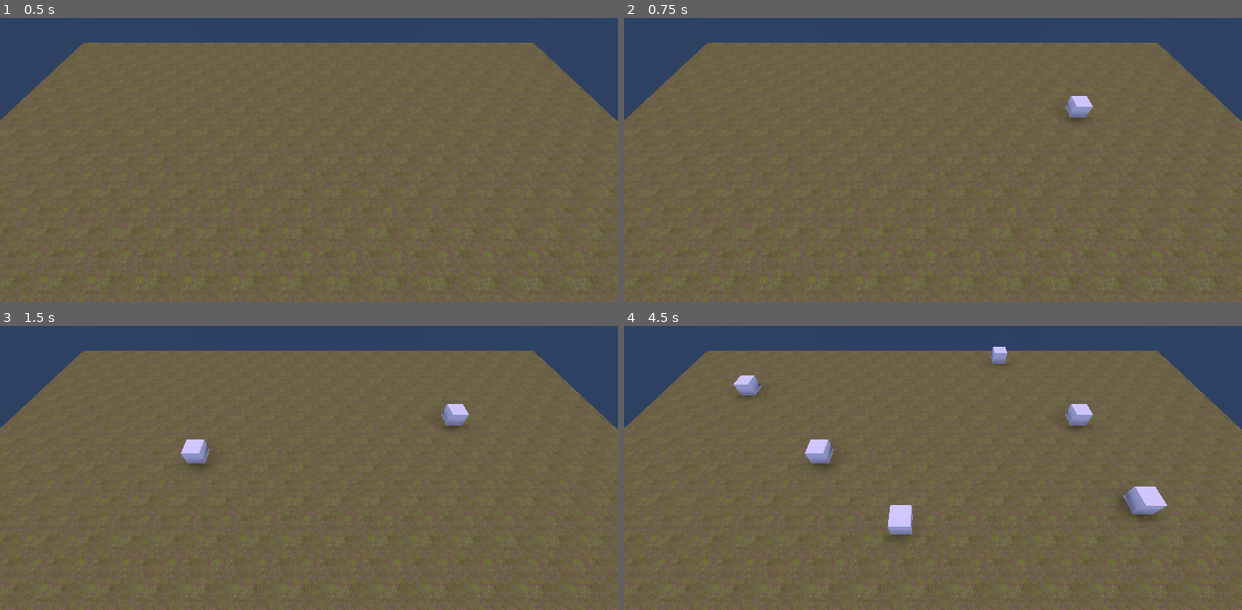
Above: before the commit, frames 1-4 (two rows, left to right).
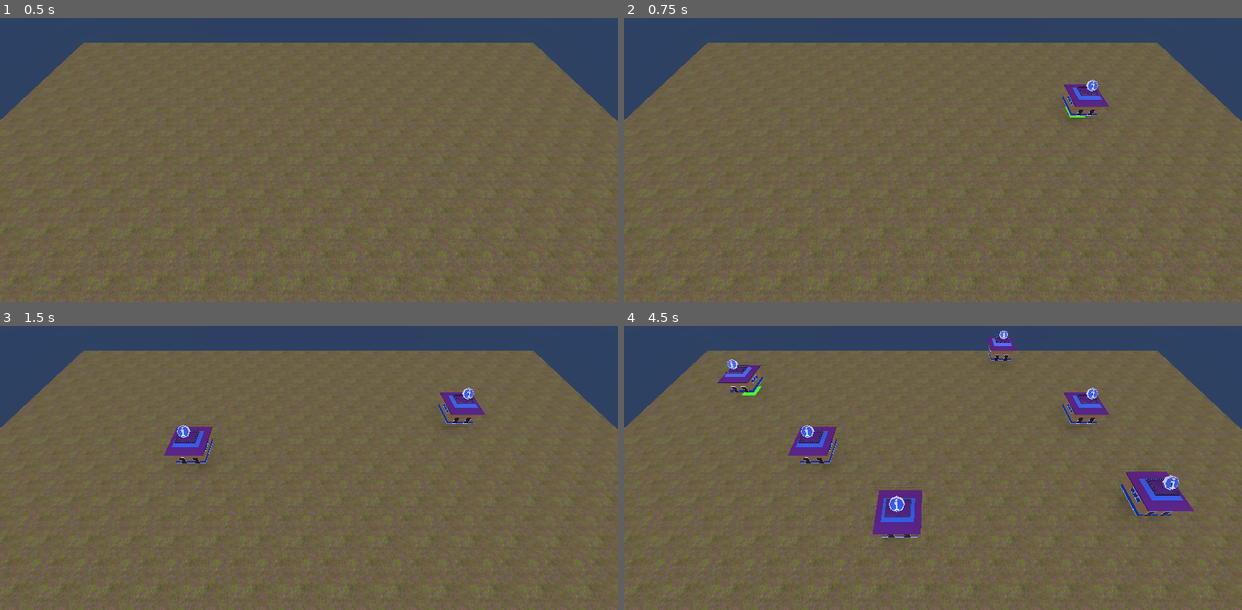
Above: after the commit, the same moments.

Repository: TonyAbramo/CityBuilder
Game: Godot game, scene res://Scenes/Game.tscn
Two runs of this game, one before a commit and one after it. Both use one fixed random seed, a clock stepped at 60 frames per second and the inputs below.
Inputs (mouse positions are in pixels of both pictures, inside the frame that each line leads up to):
- Up to frame 1 (0.5 s): no input
- Up to frame 2 (0.75 s): tap Enter at 0.5 s; move the mouse to (1068, 111) at 0.52 s; click (1068, 111) at 0.6 s
- Up to frame 3 (1.5 s): tap Space at 1.25 s; move the mouse to (185, 453) at 1.27 s; click (185, 453) at 1.35 s
- Up to frame 4 (4.5 s): tap Enter at 2, 3.5 s; move the mouse to (994, 360) at 2.02 s; click (994, 360) at 2.1 s; tap Space at 2.75, 4.25 s; move the mouse to (902, 504) at 2.77 s; click (902, 504) at 2.85 s; move the mouse to (1118, 487) at 3.52 s; click (1118, 487) at 3.6 s; move the mouse to (747, 385) at 4.27 s; click (747, 385) at 4.35 s

Frame 1 is identical in both runs. In frame 2, 0.6% of the frame differs, in the area x 70-79%, y 21-36%; in frame 3, 1.4%; in frame 4, 4.8%, in the area x 15-93%, y 1-75%.

Commit message:
[CreateBuildingaManager] Create grid with every case numbered, 40x40

Diff:
--- a/Scripts/CreateBuildingManager.gd
+++ b/Scripts/CreateBuildingManager.gd
@@ -2,11 +2,18 @@
 
 # Liste des buildings
 var building1 = "Buildings/Building.tscn"
+var buildingInfo = "Buildings/BuildingInfo.tscn"
 
+# Tbaleau représentant les 1600 cases de la grille de jeu
+var gridData = [] # 40*40
+
+func _ready():
+	for i in range (1600):
+		gridData.append(0) # Créé un tableau de 1600 0, case vide
 
 func CreateBuilding(pos):
 	# Building sélectionné
-	var building_res = load(building1)
+	var building_res = load(buildingInfo)
 	var building = building_res.instance()
 	building.set_translation(pos)
 	get_tree().get_root().add_child(building)
--- a/Scripts/HandleMouse.gd
+++ b/Scripts/HandleMouse.gd
@@ -3,6 +3,8 @@
 # Marker case
 var marker
 var positionCreatedBuilding = Vector3()
+var compensateCenterGrid = 20 # Compenser la pos(0, 0) de la grille qui est au centre
+
 
 # Récupération du marker
 func _ready():
@@ -16,6 +18,11 @@
 	# On place le marker sur la bonne case (survol souris)
 	marker.transform.origin = Vector3(posX, 0, posY)
 
+	# Calcul de la case cliquée
+	var vec = Vector2(round(click_position.x) + compensateCenterGrid, round(click_position.z) + compensateCenterGrid)
+	var posTab = vec.x + (vec.y * 40)
+	print(posTab)
+
 	# Détecter le clic gauche
 	if Input.is_action_just_pressed("clic_gauche"):
 		# Créer le batiment
